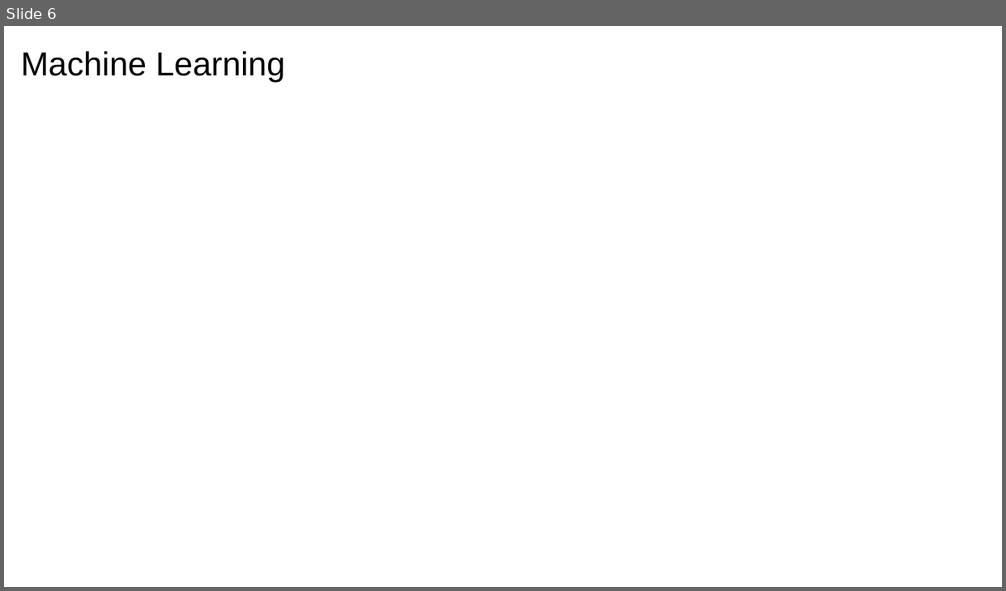
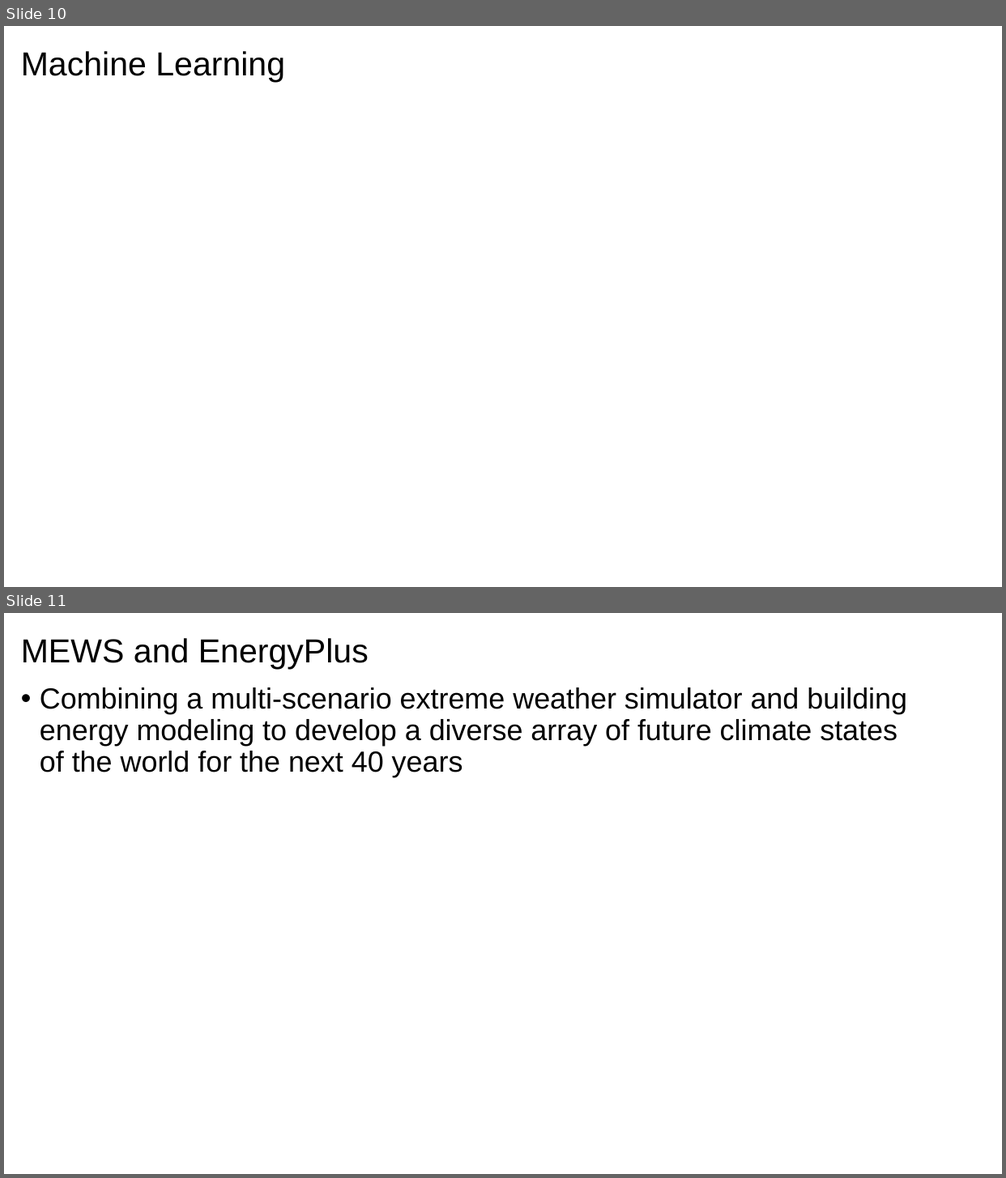
Before and after one commit to madelinemacmillan/PhD, a slide deck: ProcessDiagram.pptx. Shown one above the other, each under a label of ours: slide 6 before the commit, slides 10 and 11 after it. The pictures are 1006x591 and 1006x1178 pixels, drawn with LibreOffice and Linux fonts; fonts in the diff are those of the drawing; grey boxes stand for pictures. Boxes give left, top, right and bottom in pixels: in the first picture for what was removed or moved away, otherwise in the second. Text is boxed around its words. In the diff, an @@ line names an element or a change of style, - is before the commit and + after.

```diff
--- a/ProcessDiagram.pptx
+++ b/ProcessDiagram.pptx
@@ slide 11 added at <box>4,613,1002,1174</box>, background #FFFFFF @@
@@ title added at <box>21,638,368,669</box>, 32 pt, text #000000 @@
+MEWS and EnergyPlus
@@ text added at <box>40,688,907,777</box>, 28 pt, text #000000 @@
+• Combining a multi-scenario extreme weather simulator and building energy modeling to develop a diverse array of future climate states of the world for the next 40 years
@@ what was slide 6 is now slide 10 @@
```
Also in this commit, not shown: 3 slides changed, 4 other slides added, 1 slide removed, 6 other files.
